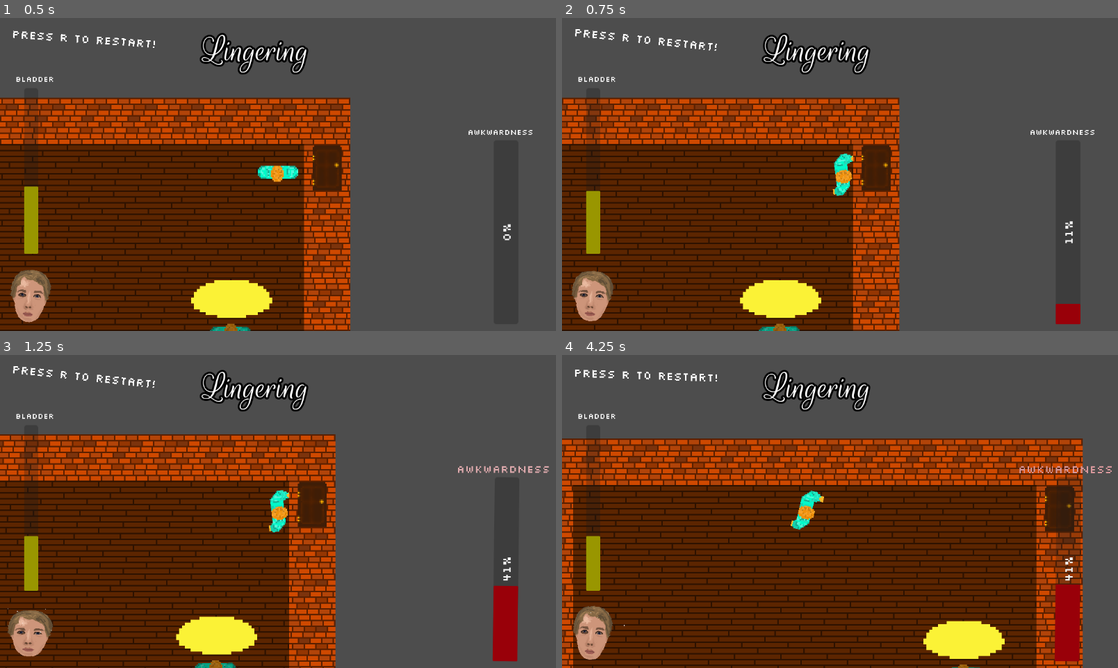
Above: before the commit, frames 1-4 (two rows, left to right).
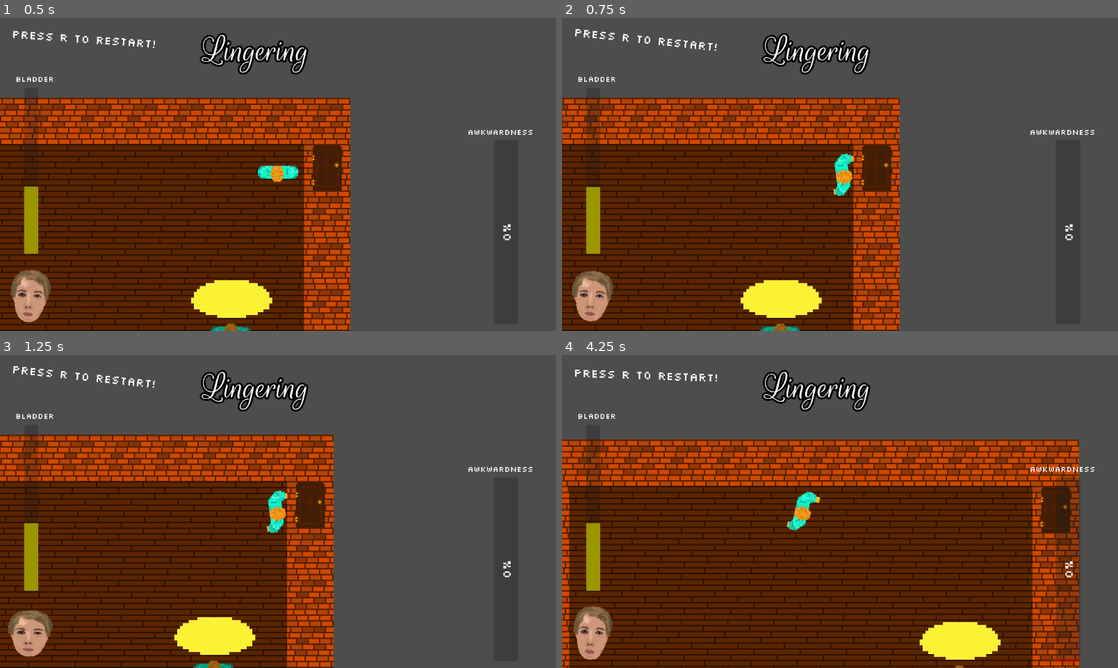
Above: after the commit, the same moments.

Repository: Jibby-Games/PizzaJam11
Game: Godot game, scene res://levels/PartyGame/house2.tscn
The game is run twice, just before and just after one commit, with the same random seed, the same clock (stepped at 60 frames per second) and the same inputs. This scene is started directly instead of the project's main scene.
Inputs (mouse positions are in pixels of both pictures, inside the frame that each line leads up to):
- Up to frame 1 (0.5 s): no input
- Up to frame 2 (0.75 s): tap R (restart) at 0.5 s; move the mouse to (962, 158) at 0.52 s; press the mouse at (962, 158) at 0.53 s; hold D (right) from 0.53 s (still down)
- Up to frame 3 (1.25 s): keep holding D (right); tap Enter (ui_accept) at 0.77 s
- Up to frame 4 (4.25 s): tap R (restart) every 0.75 s from 1.25 to 3.5 s; move the mouse to (728, 527) at 1.27 s; release D (right) at 1.28 s; release the mouse at (728, 527) at 1.28 s; hold S (down) 1.28-2.03 s; click (728, 527) at 1.35 s; tap Enter (ui_accept) at 1.52, 3.02, 3.77 s; move the mouse to (895, 442) at 2.02 s; press the mouse at (895, 442) at 2.03 s; hold D (right) 2.03-2.78 s; move the mouse to (812, 574) at 2.77 s; release the mouse at (812, 574) at 2.78 s; hold W (up) 2.78-3.53 s; click (812, 574) at 2.85 s; move the mouse to (1006, 558) at 3.52 s; press the mouse at (1006, 558) at 3.53 s; hold A (left) from 3.53 s (still down)

Frame 1 is identical in both runs. In frame 2, 2.2% of the frame differs, in the area x 0-94%, y 25-100%; in frame 3, 13%; in frame 4, 29%, in the area x 0-99%, y 26-100%.

Commit message:
fix: stop pissing in house

Diff:
--- a/levels/PartyGame/arrival.tscn
+++ b/levels/PartyGame/arrival.tscn
@@ -111,6 +111,7 @@
 [node name="Player" parent="." index="1"]
 position = Vector2(32, 804)
 rotation = 6.28209
+can_piss = false
 current_piss_volume = 0.0
 piss_buildup_delta = 0
 
--- a/levels/PartyGame/house0.tscn
+++ b/levels/PartyGame/house0.tscn
@@ -20,6 +20,7 @@
 [node name="Player" parent="." index="1"]
 position = Vector2(16, -16)
 rotation = 6.28319
+can_piss = false
 base_embarrassment_increase = 1
 
 [node name="RefreshmentsTrigger" parent="." index="2" instance=ExtResource("2_kpem7")]
--- a/levels/PartyGame/house1.tscn
+++ b/levels/PartyGame/house1.tscn
@@ -48,6 +48,7 @@
 [node name="Player" parent="." index="1"]
 position = Vector2(367, -267)
 rotation = 3.14717
+can_piss = false
 
 [node name="AwkwardTrigger" parent="." index="2" instance=ExtResource("2_luga6")]
 position = Vector2(129, -176)
--- a/levels/PartyGame/house2.tscn
+++ b/levels/PartyGame/house2.tscn
@@ -47,6 +47,7 @@
 [node name="Player" parent="." index="1"]
 position = Vector2(366, -267)
 rotation = 3.14345
+can_piss = false
 
 [node name="LeavingAwkwardTrigger" parent="." index="2" instance=ExtResource("2_x01xj")]
 position = Vector2(334, -180)
--- a/player/player.gd
+++ b/player/player.gd
@@ -3,7 +3,7 @@
 var speed = 200  # move speed in pixels/sec
 var is_frozen := false
 var is_pissing = false
-var can_piss := true
+@export var can_piss := true
 
 @export var current_piss_volume = 40.0
 @export var max_piss_volume = 100.0
--- a/ui/ui.tscn
+++ b/ui/ui.tscn
@@ -499,7 +499,7 @@
 anchors_preset = 10
 anchor_right = 1.0
 offset_top = -200.0
-offset_right = 13824.0
+offset_right = 14976.0
 offset_bottom = -20.0
 grow_horizontal = 2
 texture = SubResource("PlaceholderTexture2D_uuvvp")
@@ -512,7 +512,7 @@
 anchor_right = 1.0
 anchor_bottom = 1.0
 offset_top = 668.0
-offset_right = 13824.0
+offset_right = 14976.0
 offset_bottom = 848.0
 grow_horizontal = 2
 grow_vertical = 0
Not shown, changed: TODO LIST.md
